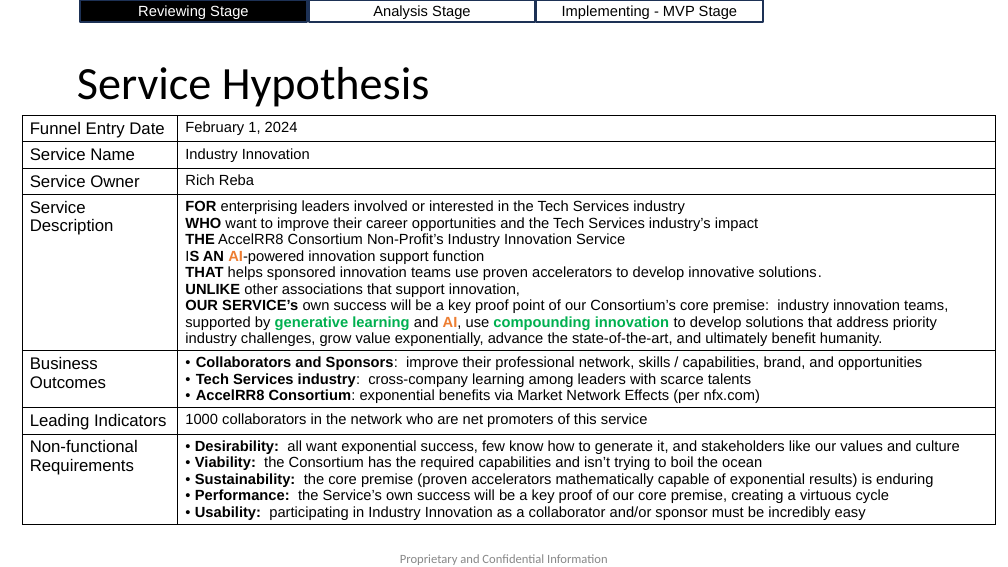
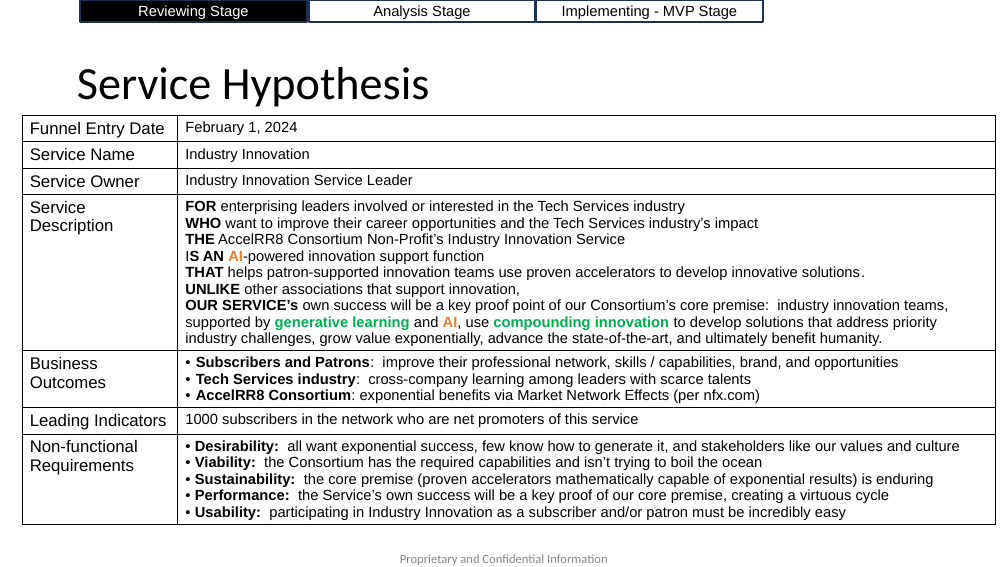
Before and after one commit to AccelRR8-Consortium-NonProfit/Management-Public, a slide deck: slide 3 of docs/2_Value_Creation/2a_Product/Industry Innovation/Industry Innovation v1 Lean Business Case.pptx. Drawn at 1008x567 pixels with LibreOffice and Linux fonts; fonts in the diff are those of the drawing; background and template pictures are left out. Boxes give left, top, right and bottom in pixels: in the first picture for what was removed or moved away, otherwise in the second. Text is boxed around its words. In the diff, an @@ line names an element or a change of style, - is before the commit and + after.

Commit message:
Updated Industry Innovation Lean Business Case

```diff
--- a/docs/2_Value_Creation/2a_Product/Industry Innovation/Industry Innovation v1 Lean Business Case.pptx
+++ b/docs/2_Value_Creation/2a_Product/Industry Innovation/Industry Innovation v1 Lean Business Case.pptx
@@ table at [22,116,995,549] @@
-row 3, column 2: Rich Reba
+row 3, column 2: Industry Innovation Service Leader
-row 4, column 2: FOR enterprising leaders involved or interested in the Tech Services industry / WHO want to improve their career opportunities and the Tech Services industry’s impact / THE AccelRR8 Consortium Non-Profit’s Industry Innovation Service / IS AN AI-powered innovation support function / THAT helps sponsored innovation teams use proven accelerators to develop innovative solutions. / UNLIKE other associations that support innovation, / OUR SERVICE’s own success will be a key proof point of our Consortium’s core premise: industry innovation teams, supported by generative learning and AI, use compounding innovation to develop solutions that address priority industry challenges, grow value exponentially, advance the state-of-the-art, and ultimately benefit humanity.
+row 4, column 2: FOR enterprising leaders involved or interested in the Tech Services industry / WHO want to improve their career opportunities and the Tech Services industry’s impact / THE AccelRR8 Consortium Non-Profit’s Industry Innovation Service / IS AN AI-powered innovation support function / THAT helps patron-supported innovation teams use proven accelerators to develop innovative solutions. / UNLIKE other associations that support innovation, / OUR SERVICE’s own success will be a key proof point of our Consortium’s core premise: industry innovation teams, supported by generative learning and AI, use compounding innovation to develop solutions that address priority industry challenges, grow value exponentially, advance the state-of-the-art, and ultimately benefit humanity.
-row 5, column 2: Collaborators and Sponsors: improve their professional network, skills / capabilities, brand, and opportunities / Tech Services industry: cross-company learning among leaders with scarce talents / AccelRR8 Consortium: exponential benefits via Market Network Effects (per nfx.com)
+row 5, column 2: Subscribers and Patrons: improve their professional network, skills / capabilities, brand, and opportunities / Tech Services industry: cross-company learning among leaders with scarce talents / AccelRR8 Consortium: exponential benefits via Market Network Effects (per nfx.com)
-row 6, column 2: 1000 collaborators in the network who are net promoters of this service
+row 6, column 2: 1000 subscribers in the network who are net promoters of this service
-row 7, column 2: Desirability: all want exponential success, few know how to generate it, and stakeholders like our values and culture / Viability: the Consortium has the required capabilities and isn’t trying to boil the ocean / Sustainability: the core premise (proven accelerators mathematically capable of exponential results) is enduring / Performance: the Service’s own success will be a key proof of our core premise, creating a virtuous cycle / Usability: participating in Industry Innovation as a collaborator and/or sponsor must be incredibly easy
+row 7, column 2: Desirability: all want exponential success, few know how to generate it, and stakeholders like our values and culture / Viability: the Consortium has the required capabilities and isn’t trying to boil the ocean / Sustainability: the core premise (proven accelerators mathematically capable of exponential results) is enduring / Performance: the Service’s own success will be a key proof of our core premise, creating a virtuous cycle / Usability: participating in Industry Innovation as a subscriber and/or patron must be incredibly easy
```
Also in this commit, not shown: 11 other slides changed, 2 other files.
